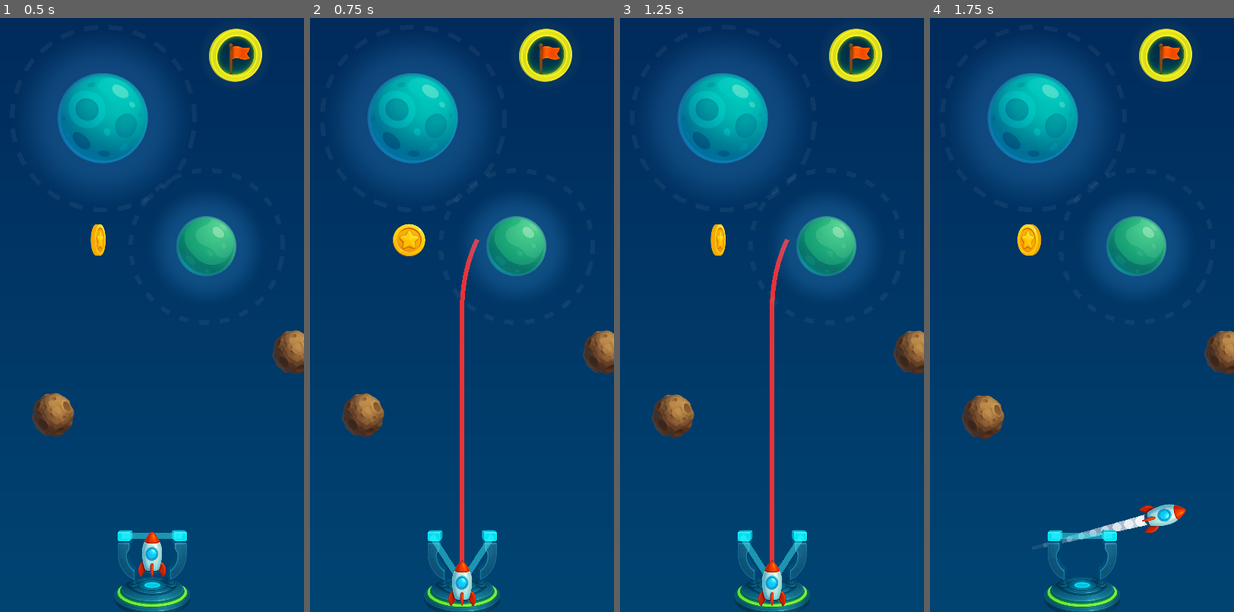
Above: before the commit, frames 1-4 (left to right).
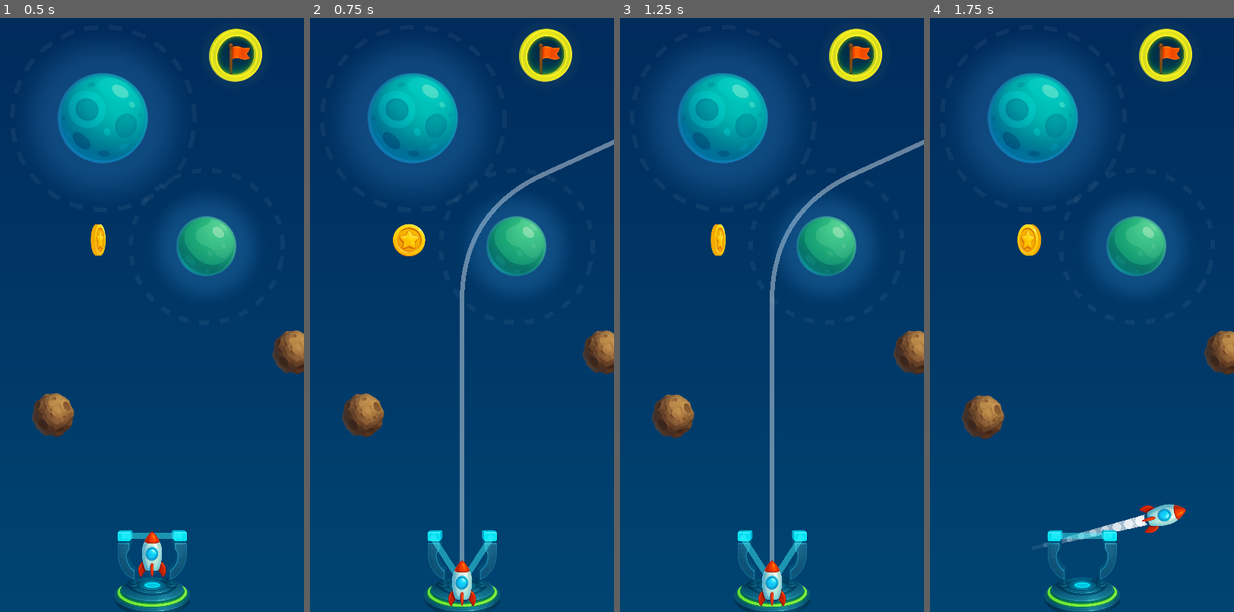
Above: after the commit, the same moments.

Repository: nbarkoch/spacecraft-launcher
Game: Godot game, scene res://scenes/game.tscn
Two runs of this game, one before a commit and one after it. Both use one fixed random seed, a clock stepped at 60 frames per second and the inputs below.
Inputs (mouse positions are in pixels of both pictures, inside the frame that each line leads up to):
- Up to frame 1 (0.5 s): no input
- Up to frame 2 (0.75 s): move the mouse to (462, 582) at 0.52 s; press the mouse at (462, 582) at 0.53 s
- Up to frame 3 (1.25 s): no input
- Up to frame 4 (1.75 s): move the mouse to (1021, 338) at 1.27 s; release the mouse at (1021, 338) at 1.28 s; click (1021, 338) at 1.35 s

Frame 1 is identical in both runs. In frame 2, 1.3% of the frame differs, in the area x 49-100%, y 20-92%; in frame 3, 1.3%; in frame 4, nothing differs.

Commit message:
improve performance

Diff:
--- a/scripts/slingshot.gd
+++ b/scripts/slingshot.gd
@@ -56,7 +56,7 @@
 				# Calculate and show trajectory prediction
 				var velocity = (center_pos - mouse_pos) * MULTIPLIER
 				trajectory_predictor.show_trajectory()
-				trajectory_predictor.update_prediction(mouse_pos, velocity * 0.87)
+				trajectory_predictor.update_prediction(mouse_pos, velocity * 0.9)
 
 			if Input.is_action_just_released("FINGER_TAP"):
 				var mouse_pos = get_global_mouse_position()
--- a/scripts/trajectory_predictor.gd
+++ b/scripts/trajectory_predictor.gd
@@ -26,19 +26,30 @@
 	trajectory_line.default_color = normal_color
 	trajectory_line.antialiased = true
 
+func calculate_gravity_force(position: Vector2, planet: Planet, delta: float) -> Vector2:
+	"""Calculate gravity force exactly like orbit_config.gd"""
+	var to_planet = planet.global_position - position
+	var distance = to_planet.length()
+
+	if distance < 1.0:
+		return Vector2.ZERO
+
+	# EXACT formula from orbit_config.gd
+	var force_magnitude = planet.gravity_strength * delta * 60.0 / (distance * 0.01)
+	var force_direction = to_planet.normalized()
+	return force_direction * force_magnitude
+
 func predict_trajectory(start_position: Vector2, initial_velocity: Vector2):
 	"""Predict trajectory using improved manual simulation that matches RigidBody2D"""
 	if trajectory_line:
 		trajectory_line.clear_points()
 
-	# Use much smaller time steps for better accuracy (like RigidBody2D internal steps)
-	var time_step = 1.0 / 360.0  # 6x smaller steps for orbital accuracy
-	var max_steps = int(max_prediction_time / time_step)
+	var time_step = 1.0 / 60.0
+	var max_steps = min(int(max_prediction_time / time_step), 120)
 
 	# Simulation state
 	var position = start_position
 	var velocity = initial_velocity
-	var active_gravity_planets: Array = []
 
 	# Get all planets
 	var planets = find_all_planets()
@@ -46,75 +57,34 @@
 	# Simulate with higher precision
 	for step in range(max_steps):
 		# Add trajectory point every few steps for performance
-		if step % 6 == 0:  # Sample every 6 micro-steps
+		if step % 2 == 0:  # Sample every 2 steps for smoother line
 			trajectory_line.add_point(to_local(position))
 
-		# Update active gravity zones - proper entry/exit handling
-		var currently_in_gravity: Array = []
-
+		# Calculate gravity forces from all planets in range
+		var total_gravity_force = Vector2.ZERO
 		for planet in planets:
 			if not planet or not is_instance_valid(planet):
 				continue
 
-			var distance_center_to_center = position.distance_to(planet.global_position)
-			var spacecraft_edge_distance = distance_center_to_center - spacecraft_collision_radius
+			var distance_to_planet = position.distance_to(planet.global_position)
+			if distance_to_planet <= planet.gravity_radius:
+				var force = calculate_gravity_force(position, planet, time_step)
+				total_gravity_force += force
 
-			# Check if spacecraft is in this planet's gravity zone
-			if spacecraft_edge_distance <= planet.gravity_radius:
-				currently_in_gravity.append(planet)
-
-		# Handle zone transitions (matching planet script behavior)
-		# Check for new planet entries (this triggers exit_gravity_assist + new assist)
-		var new_planets = []
-		for planet in currently_in_gravity:
-			if not planet in active_gravity_planets:
-				new_planets.append(planet)
-
-		# If entering any new gravity zone, clear all previous and use the new one
-		# This simulates the planet script calling exit_gravity_assist() then creating new assist
-		if new_planets.size() > 0:
-			active_gravity_planets.clear()
-			# Use the first new planet encountered (deterministic behavior)
-			active_gravity_planets.append(new_planets[0])
-
-		# Remove planets that spacecraft has exited (only if no new entries)
-		if new_planets.size() == 0:
-			for i in range(active_gravity_planets.size() - 1, -1, -1):
-				var planet = active_gravity_planets[i]
-				if not planet in currently_in_gravity:
-					active_gravity_planets.remove_at(i)
-
-		# Apply gravity forces from the single active planet (if any)
-		var total_gravity_force = Vector2.ZERO
-		var in_gravity = active_gravity_planets.size() > 0
-
-		# Only apply gravity from one planet at a time (matching the game logic)
-		if active_gravity_planets.size() > 0:
-			var planet = active_gravity_planets[0]
-			var to_planet = planet.global_position - position
-			var distance = to_planet.length()
-
-			if distance >= 1.0:
-				# EXACT formula from orbit_config.gd but with micro time step
-				var force_magnitude = planet.gravity_strength * time_step * 60.0 / (distance * 0.01)
-				var force_direction = to_planet.normalized()
-				var gravity_force = force_direction * force_magnitude
-
-				total_gravity_force += gravity_force
-
-		# Set trajectory color
+		# Set trajectory color based on gravity influence
+		var in_gravity = total_gravity_force.length() > 0
 		if in_gravity:
 			trajectory_line.default_color = gravity_color
 		else:
 			trajectory_line.default_color = normal_color
 
-		# Apply gravity forces - EXACT like spacecraft
+		# Apply gravity forces
 		velocity += total_gravity_force
 
-		# Move position - EXACT like RigidBody2D but with micro steps
+		# Move position
 		position += velocity * time_step
 
-		# Check for planet collision (using planet_radius, not gravity_radius)
+		# Check for planet collision
 		var collision_detected = false
 		for planet in planets:
 			if not planet or not is_instance_valid(planet):
@@ -136,6 +106,7 @@
 		# Velocity limit check
 		if velocity.length() > 3000:
 			break
+
 
 func find_all_planets() -> Array:
 	"""Find all Planet nodes in the scene"""
